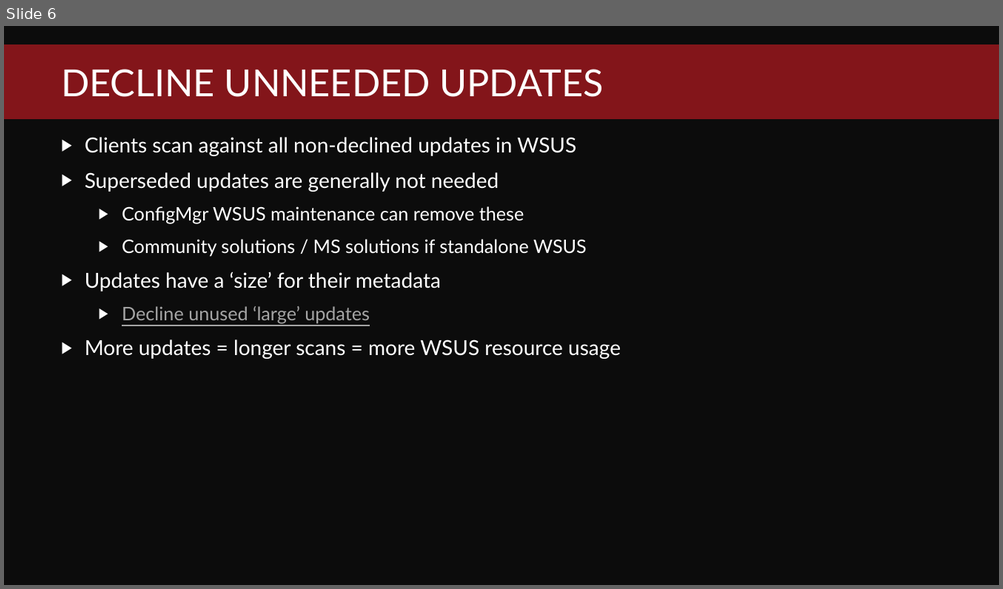
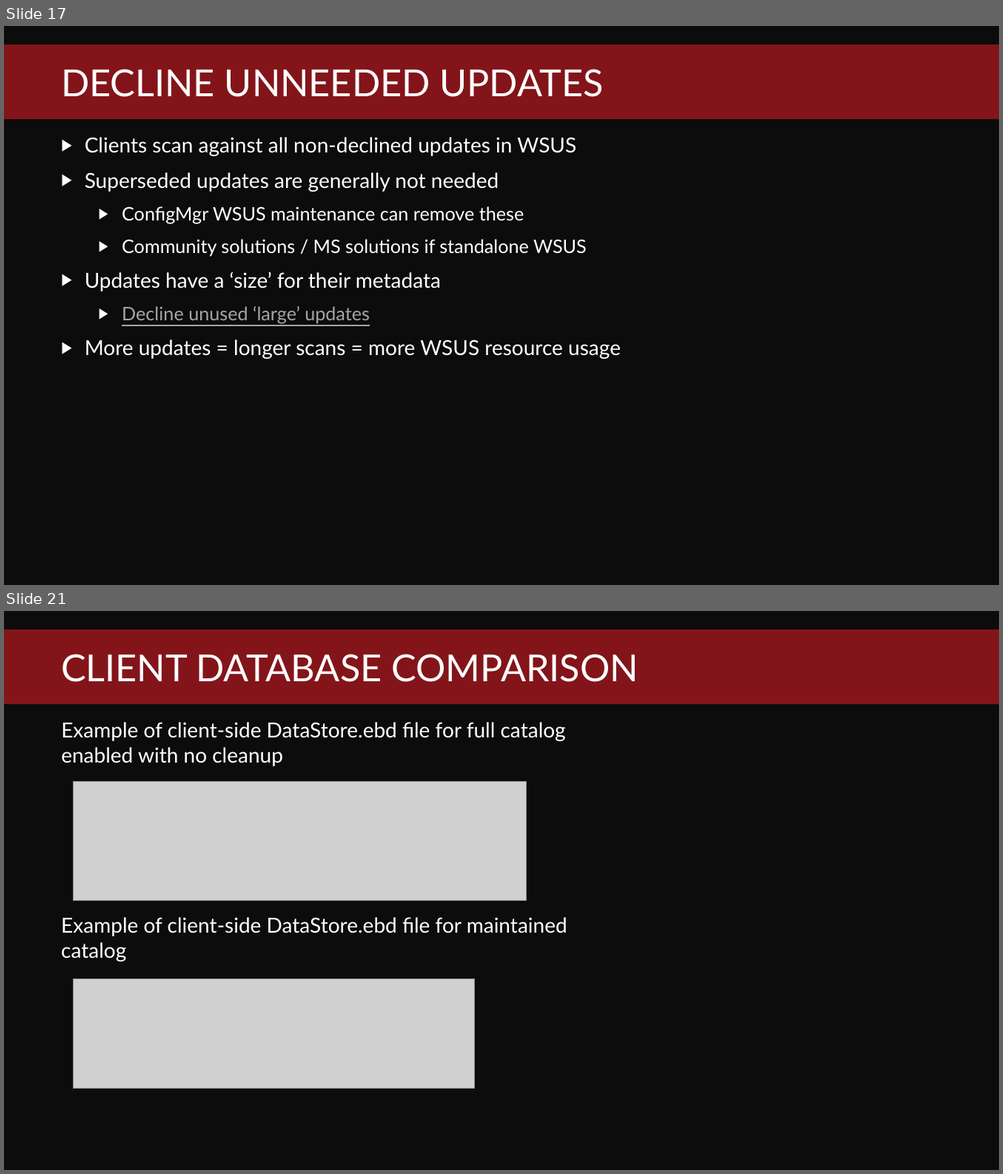
Before and after one commit to PatchMyPCTeam/VSMUG, a slide deck: 2021-12/Top 10 Tips for Optimizing WSUS/VSMUG-2021-12-WSUS-Top-10-Tips.pptx. Shown one above the other, each under a label of ours: slide 6 before the commit, slides 17 and 21 after it; the slides between them are not shown. The pictures are 1003x589 and 1003x1174 pixels, drawn with LibreOffice and Linux fonts; fonts in the diff are those of the drawing; grey boxes stand for pictures; background and template pictures are left out. Boxes give left, top, right and bottom in pixels: in the first picture for what was removed or moved away, otherwise in the second. Text is boxed around its words. In the diff, an @@ line names an element or a change of style, - is before the commit and + after.

```diff
--- a/2021-12/Top 10 Tips for Optimizing WSUS/VSMUG-2021-12-WSUS-Top-10-Tips.pptx
+++ b/2021-12/Top 10 Tips for Optimizing WSUS/VSMUG-2021-12-WSUS-Top-10-Tips.pptx
@@ slide 21 added at [4,611,999,1170], background picture (left out); not listed: 1 template element that a slide beside it also shows @@
@@ title added at [61,654,638,682], 36 pt, text #FFFFFF @@
+CLIENT DATABASE COMPARISON
@@ text added at [61,722,566,766], 20 pt, text #FFFFFF @@
+Example of client-side DataStore.ebd file for full catalog enabled with no cleanup
@@ picture added at [74,781,526,900] @@
@@ text added at [61,917,567,962], 20 pt, text #FFFFFF @@
+Example of client-side DataStore.ebd file for maintained catalog
@@ picture added at [74,980,475,1089] @@
@@ what was slide 6 is now slide 17 @@
```
Also in this commit, not shown: 4 slides changed, 17 other slides added.
